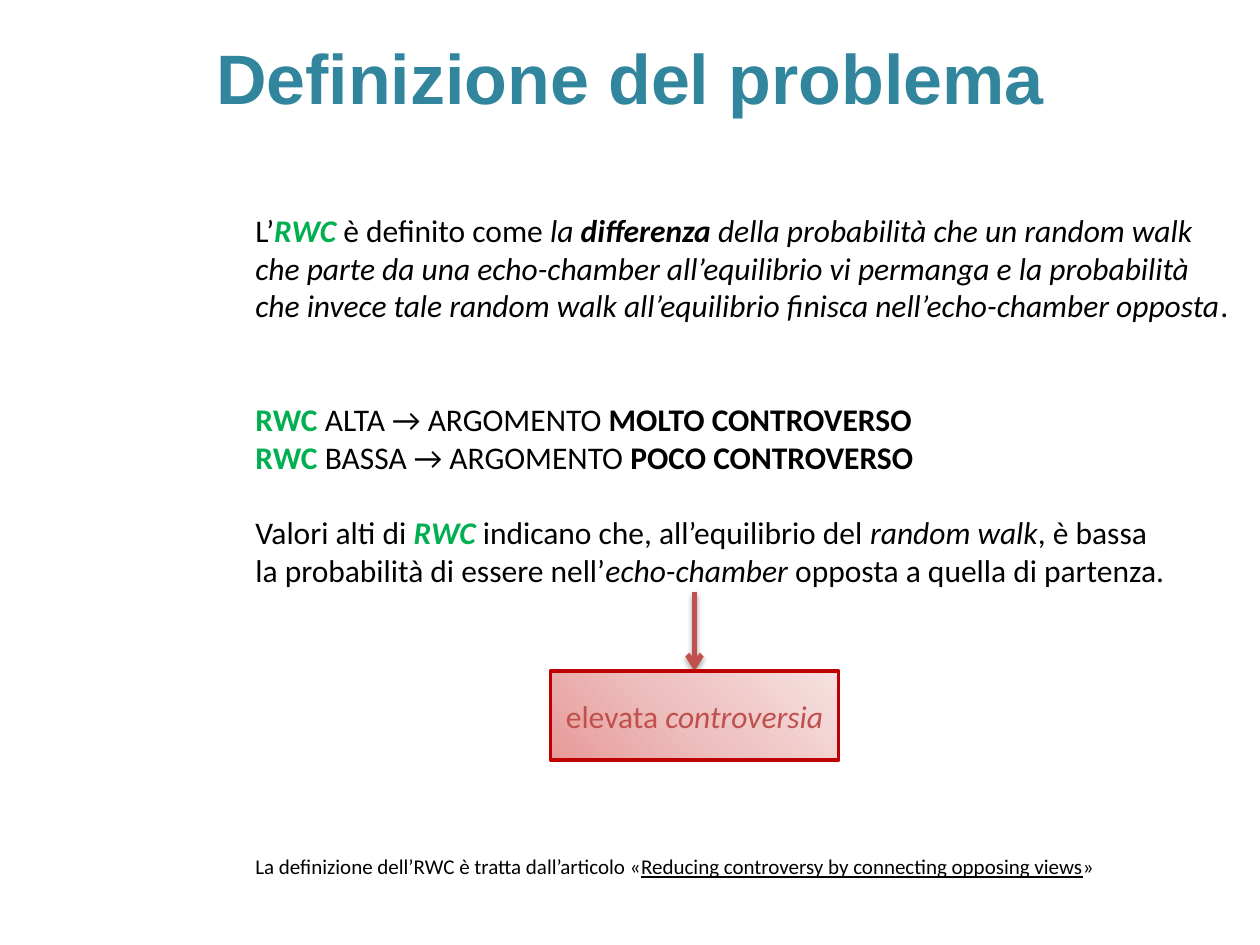
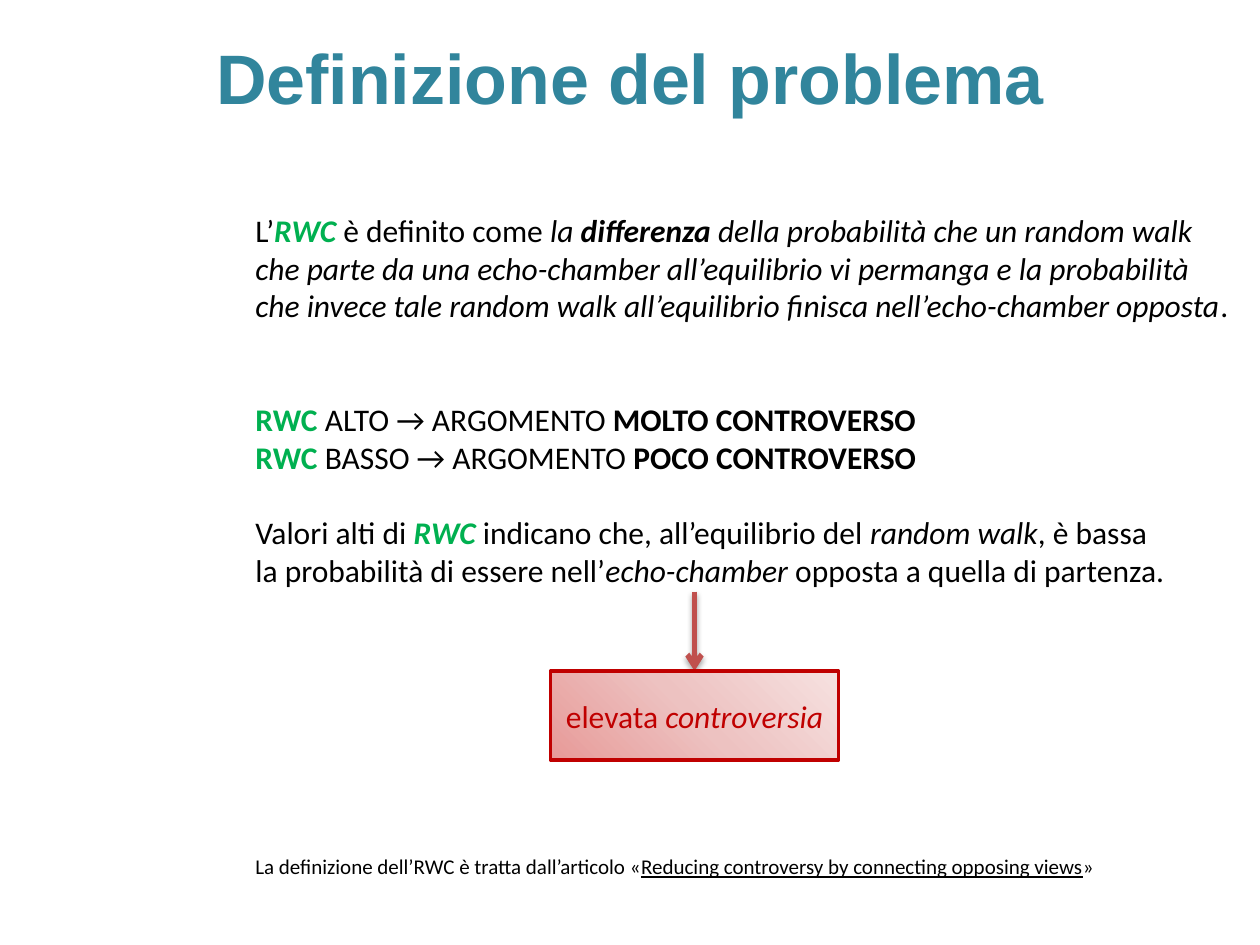
Before and after one commit to sidious1991/TesiLatex, a slide deck: slide 8 of PRESENTAZIONE_TESI/presentazione_agostini_stefano.pptx. Drawn at 1260x945 pixels with LibreOffice and Linux fonts; fonts in the diff are those of the drawing; background and template pictures are left out. Boxes give left, top, right and bottom in pixels: in the first picture for what was removed or moved away, otherwise in the second. Text is boxed around its words. In the diff, an @@ line names an element or a change of style, - is before the commit and + after.

```diff
--- a/PRESENTAZIONE_TESI/presentazione_agostini_stefano.pptx
+++ b/PRESENTAZIONE_TESI/presentazione_agostini_stefano.pptx
@@ text at [255, 410, 916, 470]: text changed @@
-RWC ALTA → ARGOMENTO MOLTO CONTROVERSO
-RWC BASSA → ARGOMENTO POCO CONTROVERSO
+RWC ALTO → ARGOMENTO MOLTO CONTROVERSO
+RWC BASSO → ARGOMENTO POCO CONTROVERSO
@@ rectangle "elevata controversia" at [551, 670, 838, 760]: text colour #C0504D to #C00000 @@
```
Also in this commit, not shown: 6 other slides changed, 9 slides added, 3 other files.
